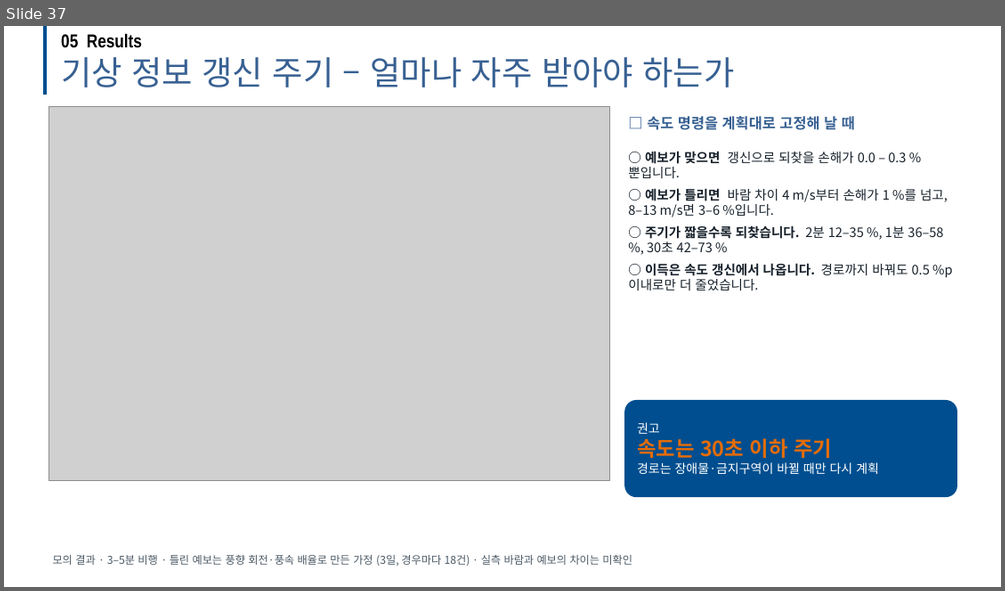
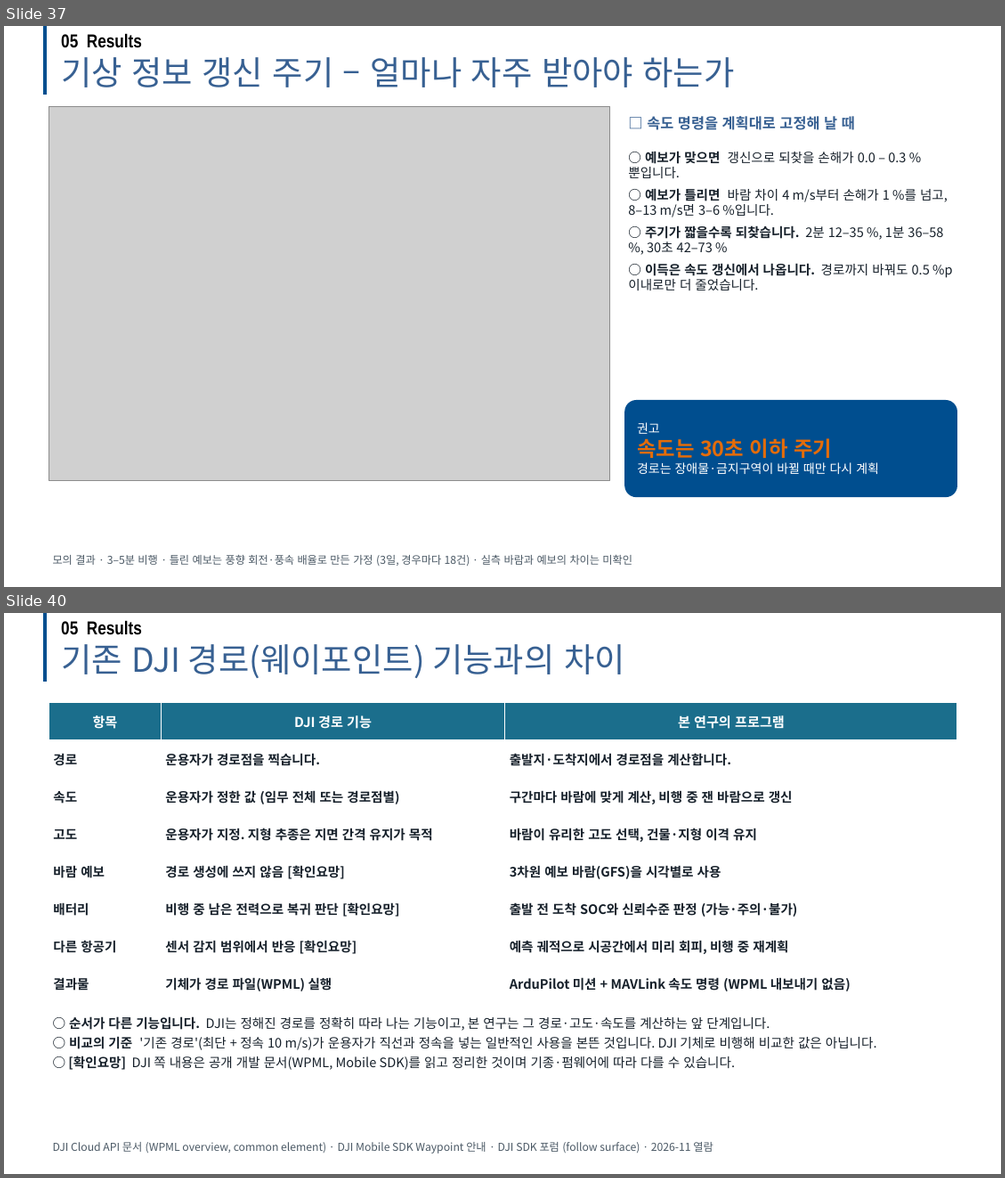
Before and after one commit to dnfl5345/Drone_path_opt, a slide deck: docs/drone_soc_academic_talk.pptx. Shown one above the other, each under a label of ours: slide 37 before the commit, slides 37 and 40 after it; the slides between them are not shown. The pictures are 1005x591 and 1005x1178 pixels, drawn with LibreOffice and Linux fonts; fonts in the diff are those of the drawing; grey boxes stand for pictures; background and template pictures are left out. Boxes give left, top, right and bottom in pixels: in the first picture for what was removed or moved away, otherwise in the second. Text is boxed around its words. In the diff, an @@ line names an element or a change of style, - is before the commit and + after.

```diff
--- a/docs/drone_soc_academic_talk.pptx
+++ b/docs/drone_soc_academic_talk.pptx
@@ slide 40 added at (4,613,1001,1174), background #FFFFFF @@
@@ line added from (44, 613) to (44, 682), #004E8F 3.5 pt @@
@@ text added at (61,620,142,635), 18 pt, text #000000, bold @@
+05 Results
@@ text added at (61,644,625,678), 32 pt, text #376092 @@
+기존 DJI 경로(웨이포인트) 기능과의 차이
@@ table added at (48,703,957,1002), 8 rows, 3 columns @@
+항목 | DJI 경로 기능 | 본 연구의 프로그램
+경로 | 운용자가 경로점을 찍습니다. | 출발지·도착지에서 경로점을 계산합니다.
+속도 | 운용자가 정한 값 (임무 전체 또는 경로점별) | 구간마다 바람에 맞게 계산, 비행 중 잰 바람으로 갱신
+고도 | 운용자가 지정. 지형 추종은 지면 간격 유지가 목적 | 바람이 유리한 고도 선택, 건물·지형 이격 유지
+바람 예보 | 경로 생성에 쓰지 않음 [확인요망] | 3차원 예보 바람(GFS)을 시각별로 사용
+배터리 | 비행 중 남은 전력으로 복귀 판단 [확인요망] | 출발 전 도착 SOC와 신뢰수준 판정 (가능·주의·불가)
+다른 항공기 | 센서 감지 범위에서 반응 [확인요망] | 예측 궤적으로 시공간에서 미리 회피, 비행 중 재계획
+결과물 | 기체가 경로 파일(WPML) 실행 | ArduPilot 미션 + MAVLink 속도 명령 (WPML 내보내기 없음)
@@ text added at (68,1016,877,1070), 12.5 pt, text #16202A @@
+○ 순서가 다른 기능입니다. DJI는 정해진 경로를 정확히 따라 나는 기능이고, 본 연구는 그 경로·고도·속도를 계산하는 앞 단계입니다.
+○ 비교의 기준 '기존 경로'(최단 + 정속 10 m/s)가 운용자가 직선과 정속을 넣는 일반적인 사용을 본뜬 것입니다. DJI 기체로 비행해 비교한 값은 아닙니다.
+○ [확인요망] DJI 쪽 내용은 공개 개발 문서(WPML, Mobile SDK)를 읽고 정리한 것이며 기종·펌웨어에 따라 다를 수 있습니다.
@@ text added at (53,1142,712,1153), 10.5 pt, text #4C5A66 @@
+DJI Cloud API 문서 (WPML overview, common element) · DJI Mobile SDK Waypoint 안내 · DJI SDK 포럼 (follow surface) · 2026-11 열람
```
Also in this commit, not shown: 3 slides changed, 4 other slides added, 4 other files.
